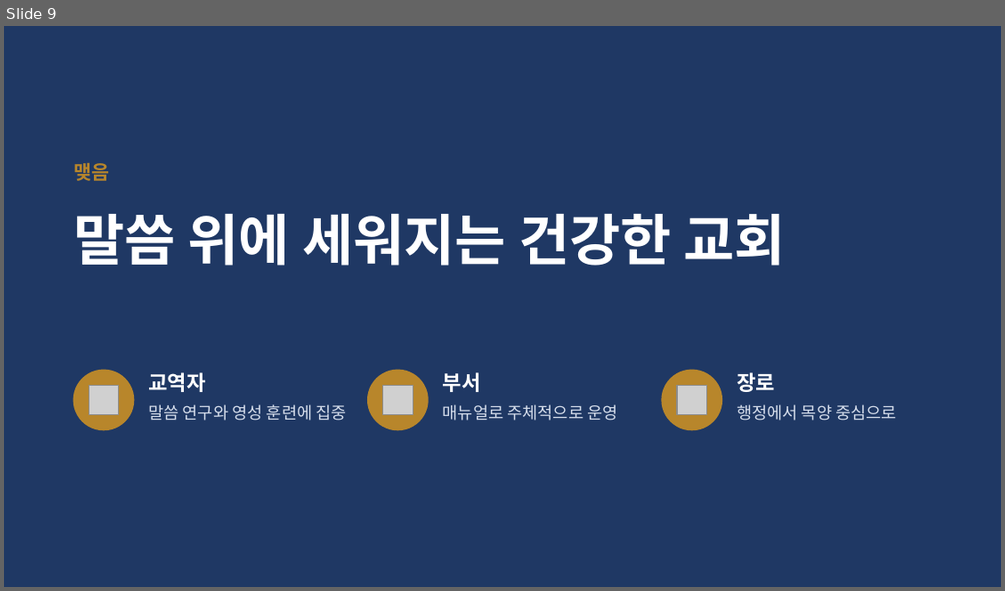
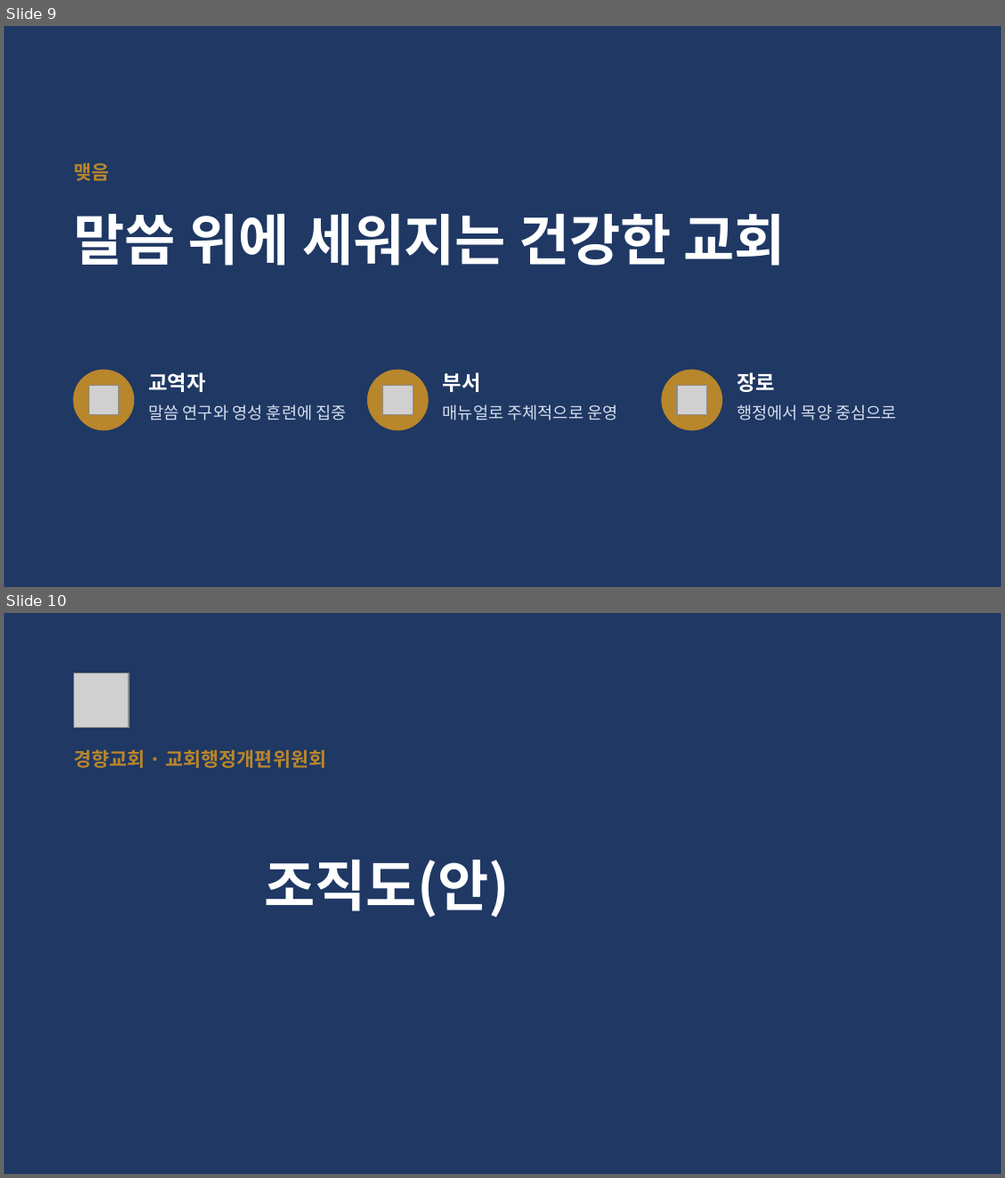
Before and after one commit to kgsdoing21-lab/-, a slide deck: 교회행정개편_취지와목적.pptx. Shown one above the other, each under a label of ours: slide 9 before the commit, slides 9 and 10 after it. The pictures are 1005x591 and 1005x1178 pixels, drawn with LibreOffice and Linux fonts; fonts in the diff are those of the drawing; grey boxes stand for pictures. Boxes give left, top, right and bottom in pixels: in the first picture for what was removed or moved away, otherwise in the second. Text is boxed around its words. In the diff, an @@ line names an element or a change of style, - is before the commit and + after.

```diff
--- a/교회행정개편_취지와목적.pptx
+++ b/교회행정개편_취지와목적.pptx
@@ slide 10 added at (x1=4, y1=613, x2=1001, y2=1174), background #1F3864 @@
@@ picture added at (x1=73, y1=673, x2=129, y2=728) @@
@@ text added at (x1=73, y1=749, x2=327, y2=768), 14 pt, text #B8862B, bold @@
+경향교회 · 교회행정개편위원회
@@ title added at (x1=265, y1=860, x2=510, y2=917), 40 pt, text #FFFFFF, bold @@
+조직도(안)
```
Also in this commit, not shown: 6 slides changed, 1 other slide added.
